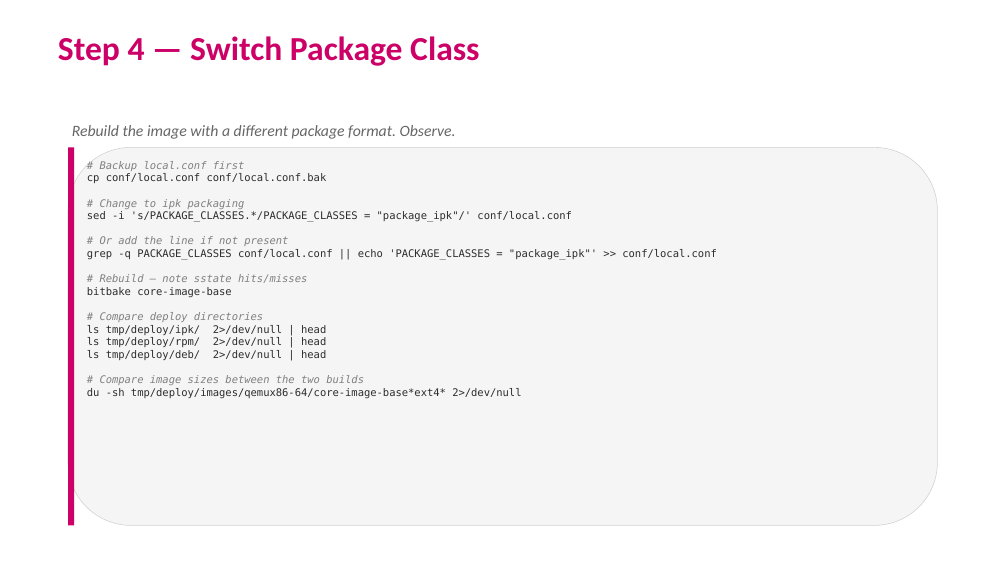
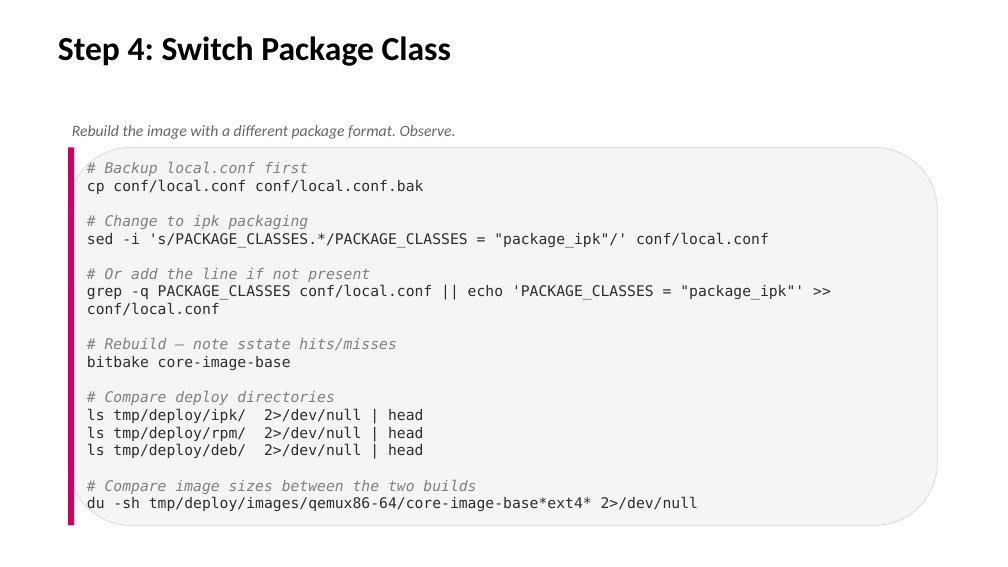
Before and after one commit to EmertxeInfoTech/Allegion-Training-Materials, a slide deck: slide 6 of yocto_training_all_session_decks/session_decks/D2S7_HandsOn.pptx. Drawn at 1008x567 pixels with LibreOffice and Linux fonts; fonts in the diff are those of the drawing; background and template pictures are left out. Boxes give left, top, right and bottom in pixels: in the first picture for what was removed or moved away, otherwise in the second. Text is boxed around its words. In the diff, an @@ line names an element or a change of style, - is before the commit and + after.

```diff
--- a/yocto_training_all_session_decks/session_decks/D2S7_HandsOn.pptx
+++ b/yocto_training_all_session_decks/session_decks/D2S7_HandsOn.pptx
@@ title at [58,36,451,66]: text changed; text colour #CC0066 to #000000 @@
-Step 4 — Switch Package Class
+Step 4: Switch Package Class
@@ text "# Backup local.conf first" at [87,162,804,511]: size 10 to 14 pt @@
```
Also in this commit, not shown: 6 other slides changed, 18 other files.
